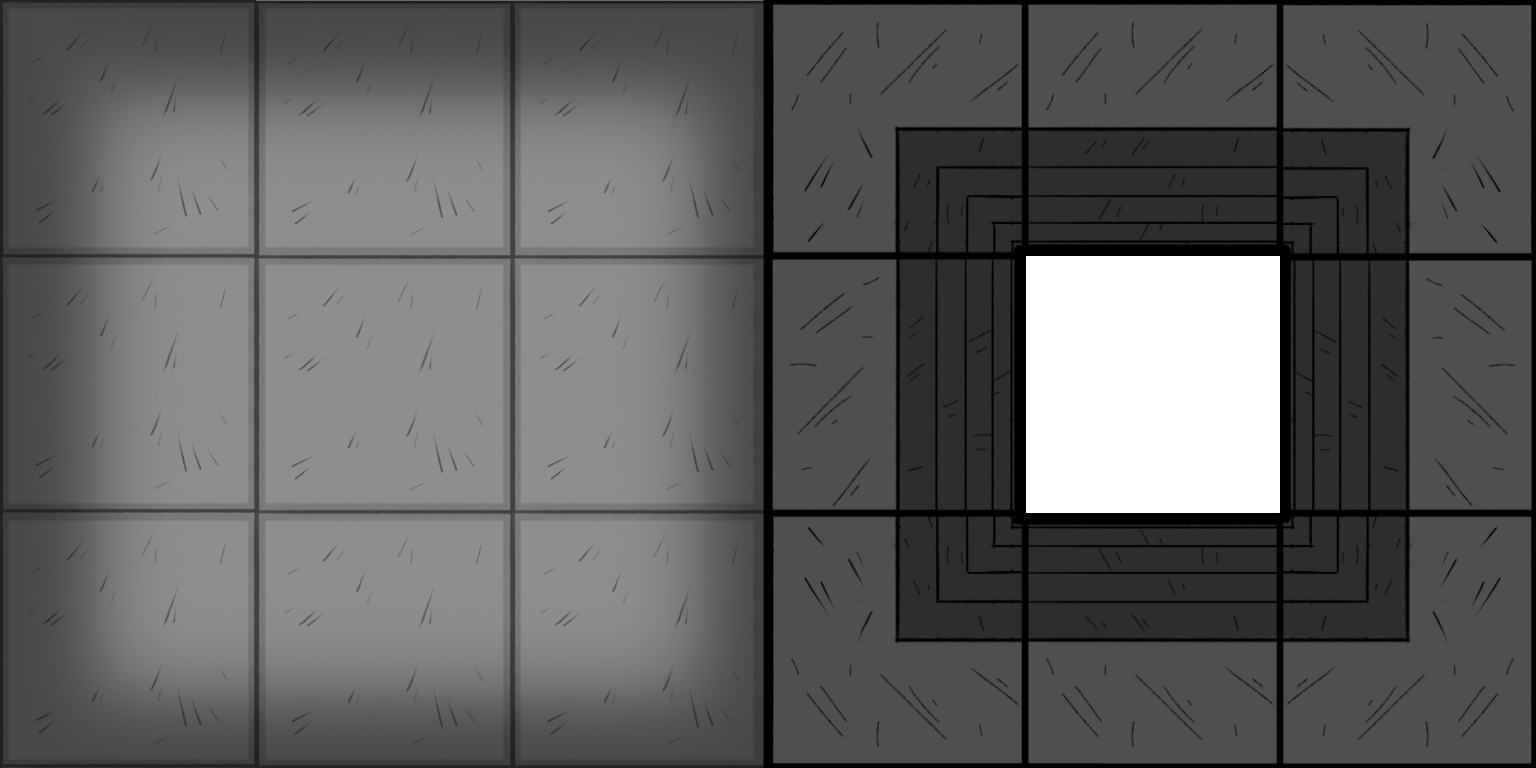
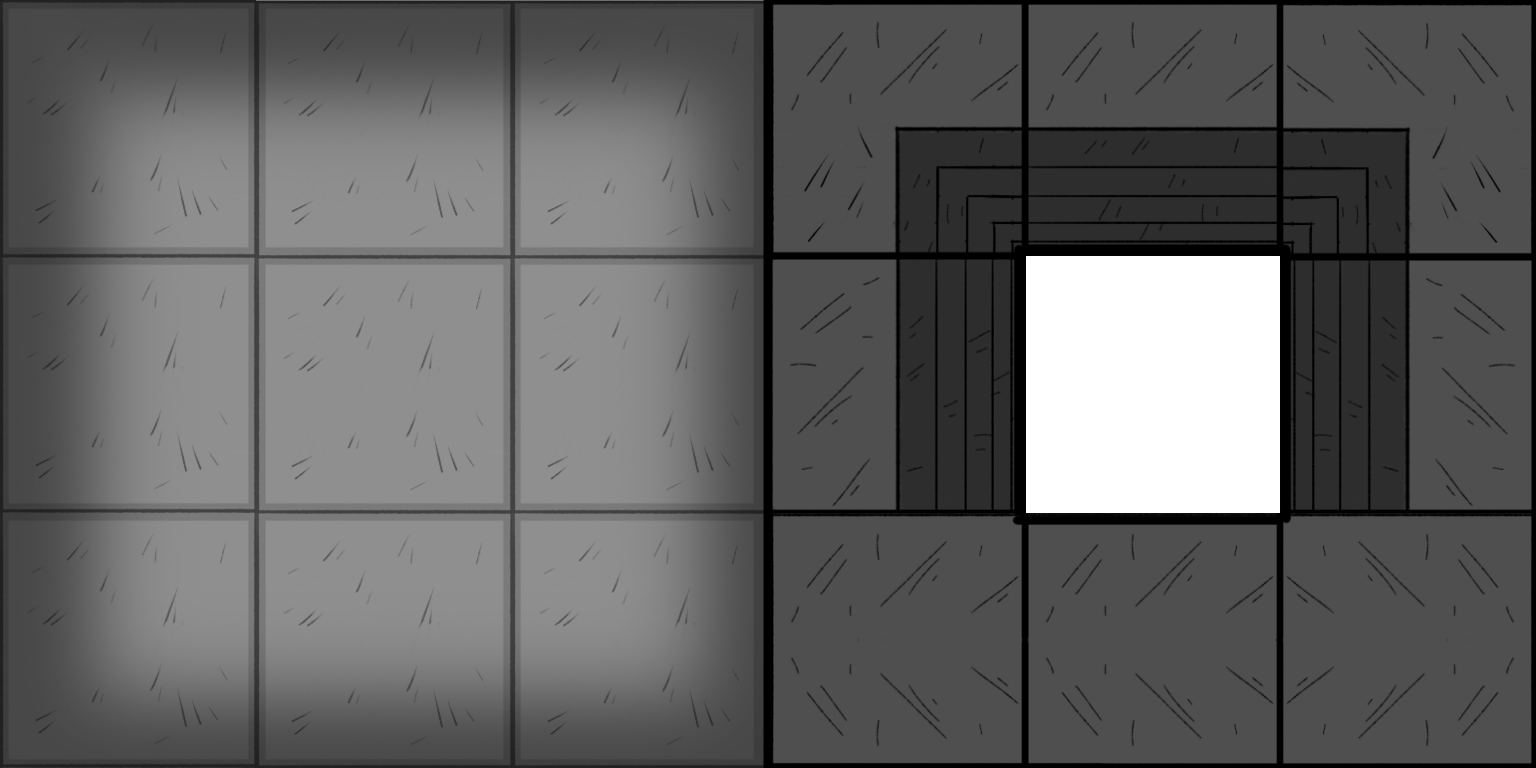
Comparing the layer stacks of the two 1536x768 images. Changes:
added layer "Layer 25" above "Layer 28" over (x1=772, y1=513, x2=1532, y2=764)
